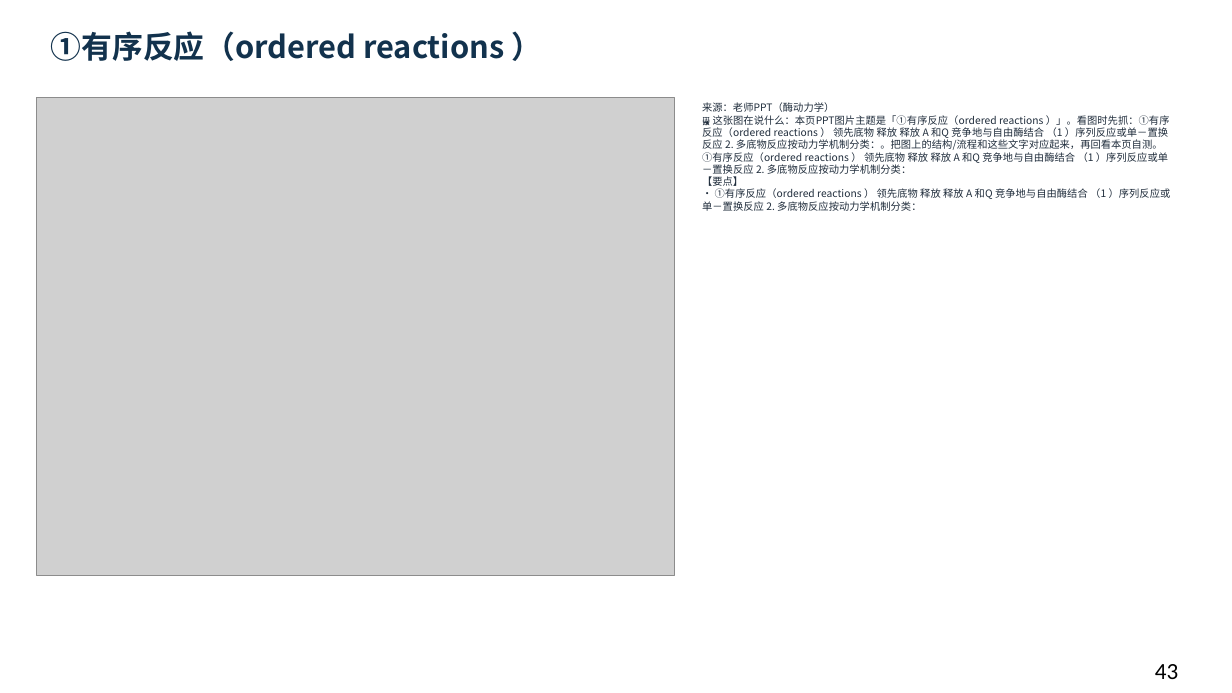
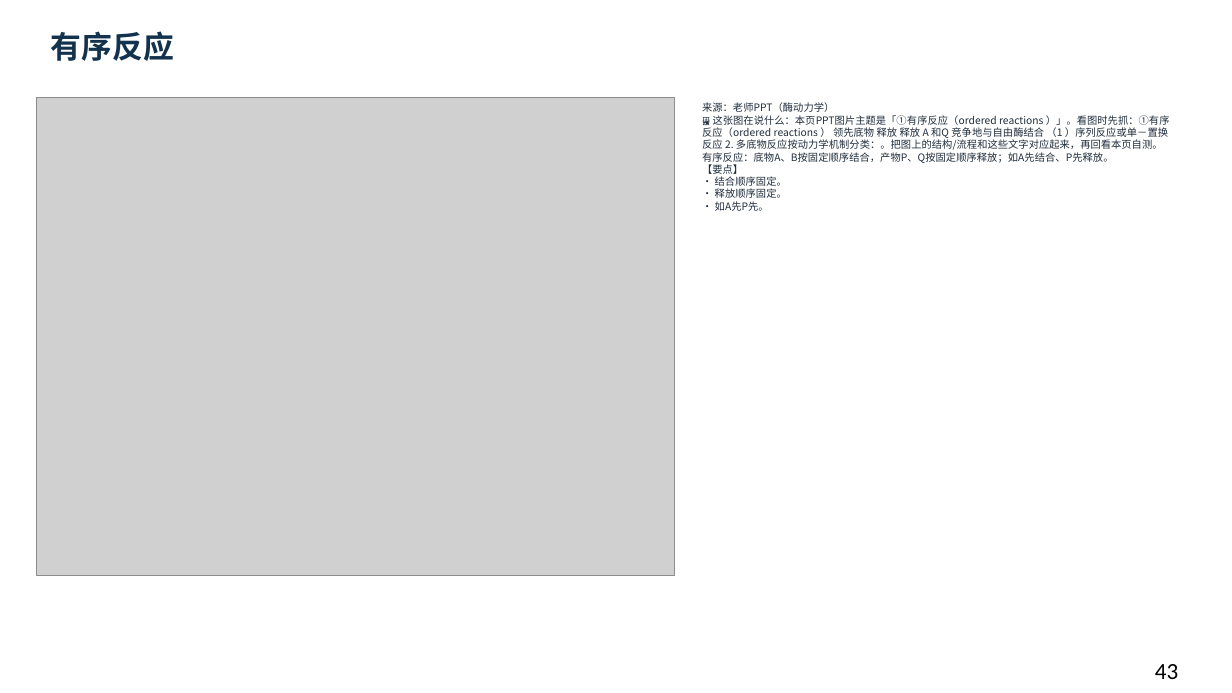
Before and after one commit to newkan-li/Biochemistry, a slide deck: slide 43 of downloads/bc07-ai-style.pptx. Drawn at 1232x693 pixels with LibreOffice and Linux fonts; fonts in the diff are those of the drawing; grey boxes stand for pictures. Boxes give left, top, right and bottom in pixels: in the first picture for what was removed or moved away, otherwise in the second. Text is boxed around its words. In the diff, an @@ line names an element or a change of style, - is before the commit and + after.

```diff
--- a/downloads/bc07-ai-style.pptx
+++ b/downloads/bc07-ai-style.pptx
@@ text at [51,31,174,61]: text changed @@
-①有序反应（ordered reactions ）
+有序反应
@@ text at [702,102,1170,211]: text changed @@
-来源：老师PPT（酶动力学）
-🖼 这张图在说什么：本页PPT图片主题是「①有序反应（ordered reactions ）」。看图时先抓：①有序反应（ordered reactions ） 领先底物 释放 释放 A 和Q 竞争地与自由酶结合 （1 ）序列反应或单－置换反应 2. 多底物反应按动力学机制分类：。把图上的结构/流程和这些文字对应起来，再回看本页自测。
-①有序反应（ordered reactions ） 领先底物 释放 释放 A 和Q 竞争地与自由酶结合 （1 ）序列反应或单－置换反应 2. 多底物反应按动力学机制分类：
-【要点】
-• ①有序反应（ordered reactions ） 领先底物 释放 释放 A 和Q 竞争地与自由酶结合 （1 ）序列反应或单－置换反应 2. 多底物反应按动力学机制分类：
+来源：老师PPT（酶动力学）
+🖼 这张图在说什么：本页PPT图片主题是「①有序反应（ordered reactions ）」。看图时先抓：①有序反应（ordered reactions ） 领先底物 释放 释放 A 和Q 竞争地与自由酶结合 （1 ）序列反应或单－置换反应 2. 多底物反应按动力学机制分类：。把图上的结构/流程和这些文字对应起来，再回看本页自测。
+有序反应：底物A、B按固定顺序结合，产物P、Q按固定顺序释放；如A先结合、P先释放。
+【要点】
+• 结合顺序固定。
+• 释放顺序固定。
+• 如A先P先。
```
Also in this commit, not shown: 21 other slides changed, 5 other files.
